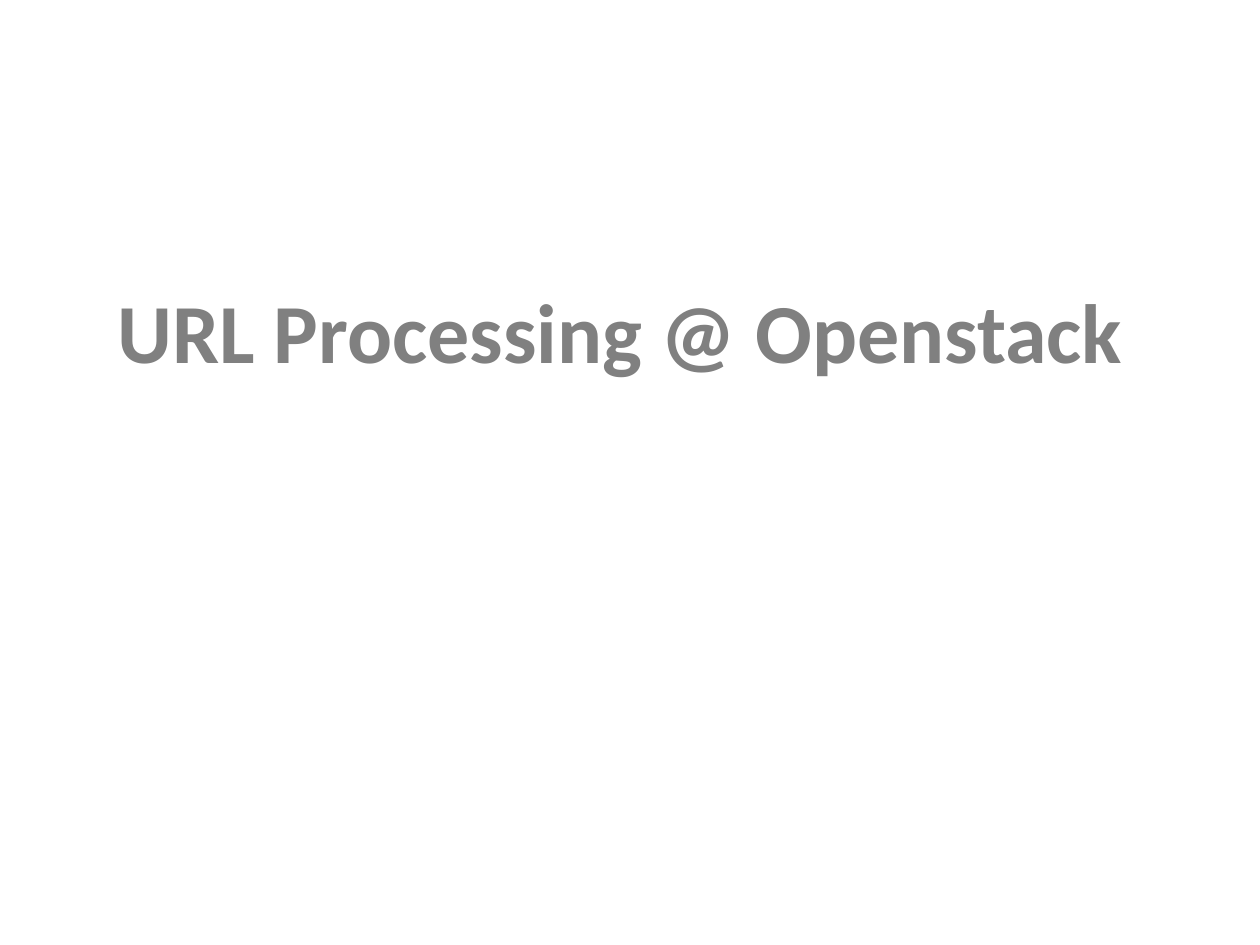
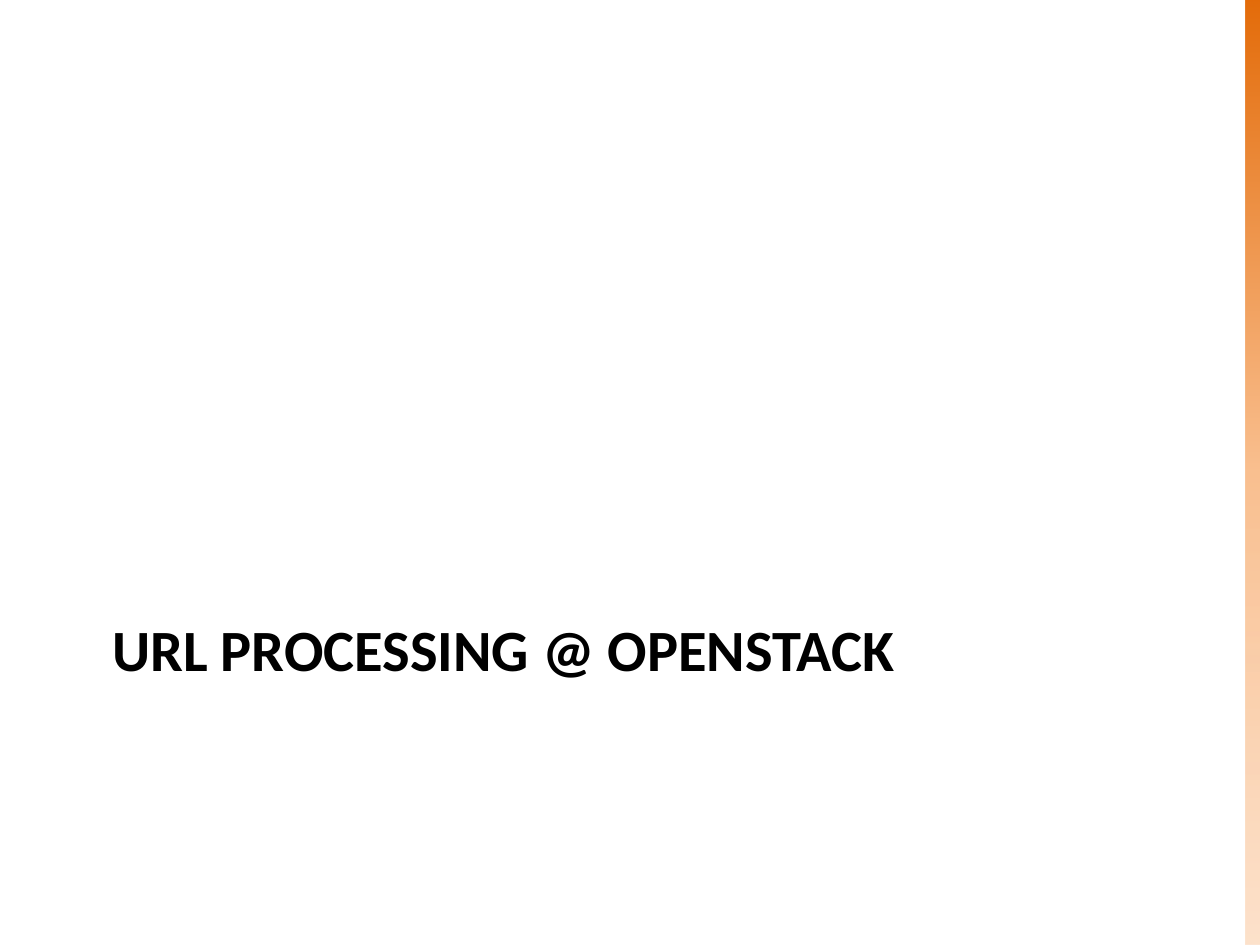
Before and after one commit to sknrao/openstack-neutron-revengg, a slide deck: slide 14 of OS-Neutron-WSGI.pptx (slide 13 before the commit). Drawn at 1260x945 pixels with LibreOffice and Linux fonts; fonts in the diff are those of the drawing. Boxes give left, top, right and bottom in pixels: in the first picture for what was removed or moved away, otherwise in the second. Text is boxed around its words. In the diff, an @@ line names an element or a change of style, - is before the commit and + after.

```diff
--- a/OS-Neutron-WSGI.pptx
+++ b/OS-Neutron-WSGI.pptx
@@ rectangle added at <box>1245,0,1260,945</box>, fill gradient #E46C0A to #FAC090 to #FCD5B5 @@
@@ title at <box>112,632,894,672</box>: text changed; size 48 to 33.3 pt; text colour #808080 to #000000 @@
-URL Processing @ Openstack
+URL PROCESSING @ OPENSTACK
```
Also in this commit, not shown: 24 other slides changed, 1 slide added.
